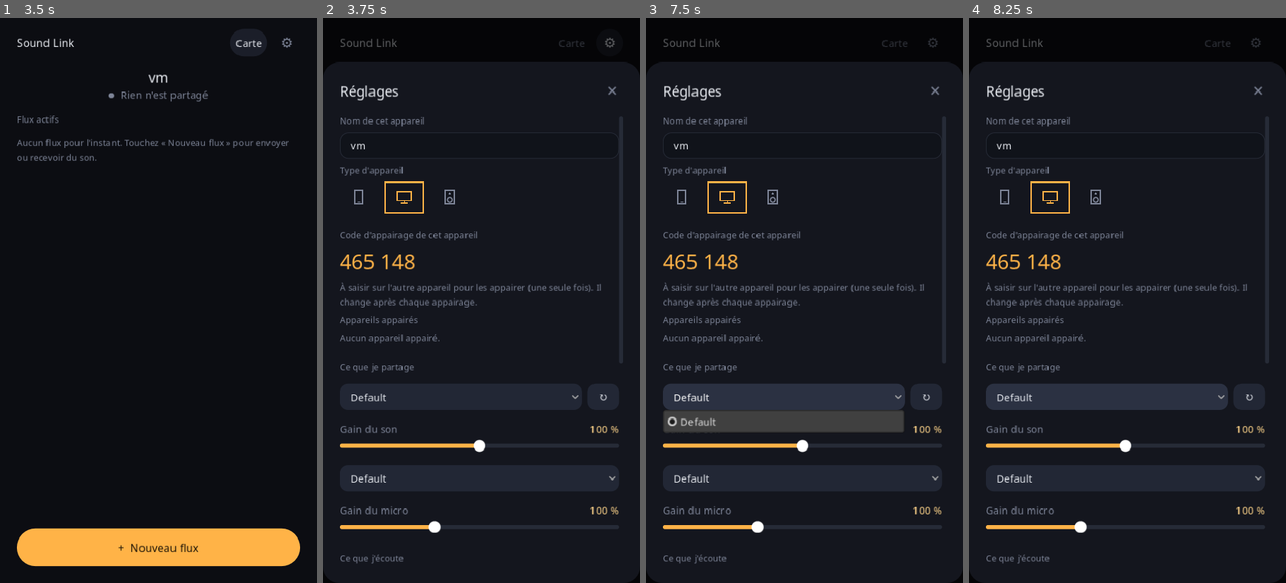
Above: before the commit, frames 1-4 (left to right).
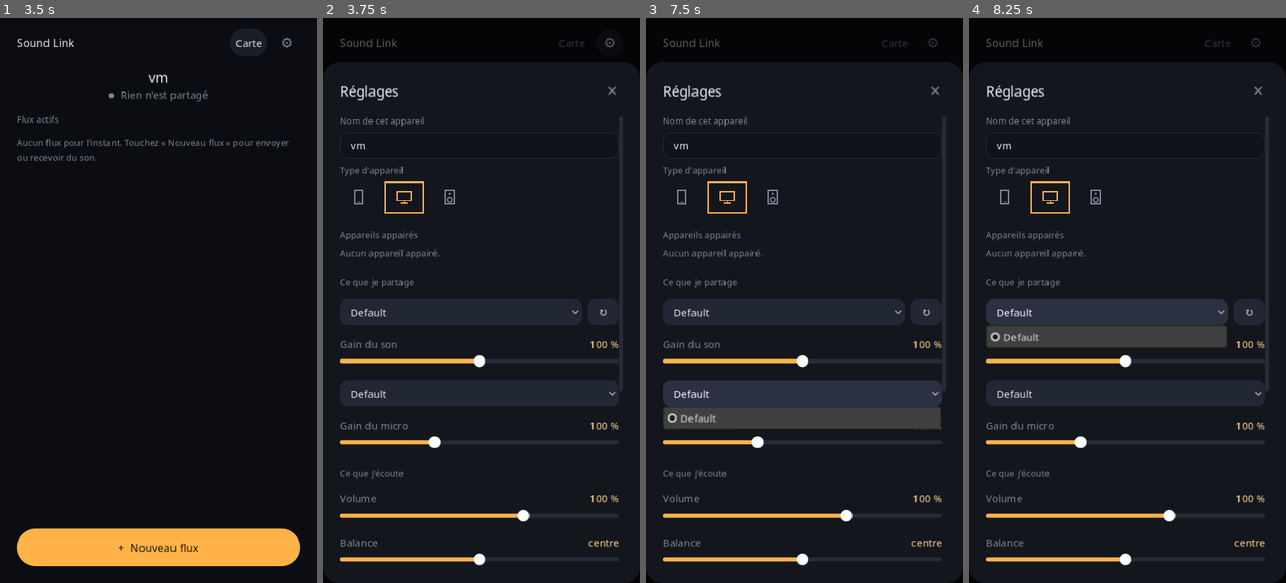
Above: after the commit, the same moments.

Repository: goodview-soft/sound-link
Game: Godot game, scene res://boot.tscn
Two runs of this game, one before a commit and one after it. Both use one fixed random seed, a clock stepped at 60 frames per second and the inputs below.
Inputs:
- Up to frame 1 (3.5 s): click "Carte" at 0.5 s; click "⚙" at 1.25 s; click "+ Nouveau flux" at 2 s; click "Carte" at 2.75 s
- Up to frame 2 (3.75 s): click "⚙" at 3.5 s
- Up to frame 3 (7.5 s): click "✕" at 4.25 s; click "+ Nouveau flux" at 5 s; click "Carte" at 5.75 s; click "⚙" at 6.5 s; click "Default" at 7.25 s
- Up to frame 4 (8.25 s): click "Default" at 8 s

Frame 1 is identical in both runs. In frame 2, 7.1% of the frame differs, in the area x 5-95%, y 37-97%; in frame 3, 8.6%; in frame 4, 13%.

Commit message:
Appairage sans code : chaque demande (appairage, envoi, écoute) s'affiche avec Accepter / Refuser
Co-Authored-By: Claude Sonnet 5.5 <noreply@anthropic.com>

Diff:
--- a/main.gd
+++ b/main.gd
@@ -90,8 +90,8 @@
 var my_type := "c"
 var out_pkts: Array = []
 var trust := {}  # id -> {key, name} : appareils appairés
-var pair_code := ""
-var pair_fail := 0
+var prompts: Array = []
+var cur_prompt := {}
 var pair_try := {}
 var ctl_seen := {}
 var ctl_nonce := 0
@@ -114,7 +114,6 @@
 var toast_t := 0.0
 var idle_t := 0.0
 var trust_box: VBoxContainer
-var code_lbl: Label
 var confirm: ConfirmationDialog
 var spec_t := 0.0
 var type_picks: Array = []
@@ -469,9 +468,6 @@
 	overlay_on = cfg.get_value("app", "overlay", true)
 	trust = cfg.get_value("trust", "map", {})
 	favs = cfg.get_value("app", "favs", [])
-	pair_code = cfg.get_value("app", "code", "")
-	if pair_code == "":
-		_new_code()
 	_build_ui()
 	if not OS.has_feature("mobile"):
 		get_window().min_size = Vector2i(400, 680)
@@ -509,7 +505,6 @@
 	cfg.set_value("app", "type", my_type)
 	cfg.set_value("trust", "map", trust)
 	cfg.set_value("app", "favs", favs)
-	cfg.set_value("app", "code", pair_code)
 	cfg.set_value("peers", "cfg", peer_cfg)
 	cfg.set_value("app", "ip", ip_edit.text)
 	cfg.set_value("app", "name", name_edit.text)
@@ -752,12 +747,6 @@
 	_refresh_type_picks()
 
 	var gp := _vbox(gs, 8)
-	_hint("Code d'appairage de cet appareil", gp)
-	code_lbl = _label("", gp)
-	code_lbl.add_theme_font_size_override("font_size", 30)
-	code_lbl.add_theme_color_override("font_color", C_ACCENT)
-	_refresh_code()
-	_hint("À saisir sur l'autre appareil pour les appairer (une seule fois). Il change après chaque appairage.", gp)
 	_hint("Appareils appairés", gp)
 	trust_box = _vbox(gp, 8)
 
@@ -1335,6 +1324,8 @@
 			_on_pairreq(msg.split("|"), ip, port)
 		elif msg.begins_with("PAIROK|"):
 			_on_pairok(msg.split("|"))
+		elif msg.begins_with("PAIRNO|"):
+			_on_pairno(msg.split("|"))
 		elif msg == "BYE":
 			subs.erase(key)
 
@@ -1740,10 +1731,6 @@
 
 # ---------------------------------------------------------------- Appairage et contrôle (v4)
 
-func _new_code() -> void:
-	pair_code = "%06d" % (randi() % 1000000)
-
-
 func _hmac(key: String, msg: String) -> String:
 	return Crypto.new().hmac_digest(HashingContext.HASH_SHA256, key.to_utf8_buffer(), msg.to_utf8_buffer()).hex_encode()
 
@@ -1777,91 +1764,122 @@
 	if not peers.has(id):
 		peers[id] = {"ip": ip, "port": port, "snd": false, "mic": false, "name": trust[id]["name"], "t": now, "type": "c"}
 	var nm: String = peers[id]["name"]
+	var what := _kind_txt(q[4])
 	match q[3]:
 		"OFFER":
-			if not listening.has(id):
-				listening[id] = true
-			want[id] = q[4]
-			sub_t = 0.0
-			_toast("%s vous envoie %s" % [nm, _kind_txt(q[4])])
+			if listening.has(id) and want.get(id, "") == q[4]:
+				return
+			_ask("%s veut vous envoyer son %s. Accepter ?" % [nm, what],
+				func() -> void:
+					listening[id] = true
+					want[id] = q[4]
+					sub_t = 0.0
+					flows_sig = "",
+				func() -> void: _send_ctl(id, "DENY", "out"))
 		"STOPOFFER":
 			if listening.has(id):
 				_toggle_listen(id)
 		"ASK":
-			if q[4] == "snd" and not OS.has_feature("mobile"):
-				_set_share("snd")
-			elif q[4] == "mic":
-				_ask_mic(nm)
-
-
-func _ask_mic(nm: String) -> void:
-	if cap_kind == "mic":
+			if q[4] == "snd" and OS.has_feature("mobile"):
+				_send_ctl(id, "DENY", "in")
+				return
+			_ask("%s veut écouter votre %s. Accepter ?" % [nm, what],
+				func() -> void: _set_share(q[4]),
+				func() -> void: _send_ctl(id, "DENY", "in"))
+		"DENY":
+			_toast("%s a refusé" % nm)
+			_stop_flow(q[4], id)
+
+
+## File d'attente de demandes à accepter / refuser, une boîte à la fois.
+func _ask(text: String, ok: Callable, no := Callable()) -> void:
+	prompts.append({"text": text, "ok": ok, "no": no})
+	_next_prompt()
+
+
+func _next_prompt() -> void:
+	if not cur_prompt.is_empty() or prompts.is_empty():
 		return
 	if confirm == null:
 		confirm = ConfirmationDialog.new()
-		confirm.ok_button_text = "Autoriser"
+		confirm.ok_button_text = "Accepter"
 		confirm.cancel_button_text = "Refuser"
-		confirm.confirmed.connect(func() -> void: _set_share("mic"))
+		confirm.confirmed.connect(func() -> void: _answer(true))
+		confirm.canceled.connect(func() -> void: _answer(false))
 		add_child(confirm)
-	confirm.dialog_text = "%s demande à écouter votre micro. Autoriser ?" % nm
-	confirm.popup_centered()
+	cur_prompt = prompts.pop_front()
+	confirm.dialog_text = cur_prompt["text"]
+	confirm.popup_centered(Vector2i(380, 140))
+
+
+func _answer(yes: bool) -> void:
+	var p: Dictionary = cur_prompt
+	cur_prompt = {}
+	var cb: Callable = p["ok"] if yes else p["no"]
+	if cb.is_valid():
+		cb.call()
+	_next_prompt()
 
 
 func _on_pairreq(q: PackedStringArray, ip: String, port: int) -> void:
-	# PAIRREQ|id|nom|nonce|hmac(code)
-	if q.size() != 5:
-		return
-	if _hmac(pair_code, "%s|%s|%s" % [q[1], q[3], q[2]]) != q[4]:
-		pair_fail += 1
-		if pair_fail >= 5:  # trop d'essais : nouveau code
-			_new_code()
-			pair_fail = 0
-			_refresh_code()
-		return
-	trust[q[1]] = {"key": _hmac(pair_code, "key|%s|%s|%s" % [my_id, q[1], q[3]]), "name": q[2]}
+	# PAIRREQ|id|nom|nonce : un appareil demande à s'appairer, je décide
+	if q.size() != 4:
+		return
+	var bid := q[1]
+	for p in prompts:
+		if p.get("pid", "") == bid:
+			return
+	if cur_prompt.get("pid", "") == bid:
+		return
 	var nm := _my_name().replace("|", " ")
-	_send_raw(ip, port, "PAIROK|%s|%s|%s|%s" % [my_id, nm, q[3], _hmac(pair_code, "ok|%s|%s|%s" % [my_id, q[3], nm])], 2)
-	_new_code()
-	pair_fail = 0
-	_save()
-	_refresh_code()
-	_toast("%s est maintenant appairé" % q[2])
-	_refresh_sheet()
+	prompts.append({"pid": bid, "text": "%s demande à s'appairer avec cet appareil. Accepter ?" % q[2],
+		"ok": func() -> void:
+			var key := Crypto.new().generate_random_bytes(16).hex_encode()
+			trust[bid] = {"key": key, "name": q[2]}
+			_send_raw(ip, port, "PAIROK|%s|%s|%s|%s" % [my_id, nm, q[3], key], 3)
+			_save()
+			_toast("%s est appairé" % q[2])
+			_refresh_sheet(),
+		"no": func() -> void: _send_raw(ip, port, "PAIRNO|%s|%s" % [my_id, q[3]], 3)})
+	_next_prompt()
 
 
 func _on_pairok(q: PackedStringArray) -> void:
-	# PAIROK|id|nom|nonce|hmac
+	# PAIROK|id|nom|nonce|clé
 	if q.size() != 5 or pair_try.is_empty() or q[3] != pair_try["nonce"]:
 		return
-	if _hmac(pair_try["code"], "ok|%s|%s|%s" % [q[1], q[3], q[2]]) != q[4]:
-		return
-	trust[q[1]] = {"key": _hmac(pair_try["code"], "key|%s|%s|%s" % [q[1], my_id, q[3]]), "name": q[2]}
+	trust[q[1]] = {"key": q[4], "name": q[2]}
 	pair_try = {}
 	_save()
-	_toast("Appairage réussi")
+	_toast("Appairage accepté")
 	if sheet_stage == "pair" and sheet_dev == q[1]:
 		sheet_stage = "kinds"
 	_refresh_sheet()
 
 
-func _do_pair(id: String, code: String) -> void:
+func _on_pairno(q: PackedStringArray) -> void:
+	if q.size() == 3 and not pair_try.is_empty() and q[2] == pair_try["nonce"]:
+		pair_try = {}
+		_toast("%s a refusé l'appairage" % _peer_name(q[1]))
+		sheet_stage = "devices"
+		_refresh_sheet()
+
+
+func _do_pair(id: String) -> void:
 	var p: Dictionary = peers.get(id, {})
-	if p.is_empty() or code.length() != 6:
-		_toast("Code à 6 chiffres requis")
+	if p.is_empty():
 		return
 	var nonce := str(randi())
-	pair_try = {"code": code, "nonce": nonce}
+	pair_try = {"nonce": nonce}
 	var nm := _my_name().replace("|", " ")
-	_send_raw(p["ip"], p["port"], "PAIRREQ|%s|%s|%s|%s" % [my_id, nm, nonce, _hmac(code, "%s|%s|%s" % [my_id, nonce, nm])], 2)
-	get_tree().create_timer(4.0).timeout.connect(func() -> void:
+	_send_raw(p["ip"], p["port"], "PAIRREQ|%s|%s|%s" % [my_id, nm, nonce], 3)
+	get_tree().create_timer(30.0).timeout.connect(func() -> void:
 		if not pair_try.is_empty() and pair_try["nonce"] == nonce:
 			pair_try = {}
-			_toast("Code incorrect ou appareil injoignable"))
-
-
-func _refresh_code() -> void:
-	if code_lbl:
-		code_lbl.text = "%s %s" % [pair_code.substr(0, 3), pair_code.substr(3)]
+			_toast("Pas de réponse à la demande d'appairage")
+			if sheet_stage == "pair":
+				sheet_stage = "devices"
+				_refresh_sheet())
 
 
 func _toast(t: String) -> void:
@@ -2157,25 +2175,17 @@
 			for id in peers:
 				var p: Dictionary = peers[id]
 				var paired := trust.has(id)
-				_device_row(p.get("type", "c"), p["name"], "appairé" if paired else "à appairer", C_OK if paired else C_MUTED,
+				_device_row(p.get("type", "c"), p["name"], "appairé" if paired else "demander", C_OK if paired else C_MUTED,
 					func() -> void:
 						sheet_dev = id
 						sheet_stage = "kinds" if trust.has(id) else "pair"
+						if sheet_stage == "pair":
+							_do_pair(id)
 						_refresh_sheet())
 		"pair":
-			var p: Dictionary = peers.get(sheet_dev, {})
 			_sheet_back()
-			_sheet_title("Appairer %s" % p.get("name", ""))
-			_hint("Entrez le code à 6 chiffres affiché dans Réglages sur cet appareil, ou saisissez le vôtre (%s) sur l'autre appareil." % code_lbl.text, sheet_body)
-			var le := LineEdit.new()
-			le.placeholder_text = "Code à 6 chiffres"
-			le.max_length = 6
-			le.virtual_keyboard_type = LineEdit.KEYBOARD_TYPE_NUMBER
-			sheet_body.add_child(le)
-			var go := _button("Appairer", sheet_body)
-			go.theme_type_variation = "Primary"
-			go.pressed.connect(func() -> void: _do_pair(sheet_dev, le.text.strip_edges()))
-			le.text_submitted.connect(func(t: String) -> void: _do_pair(sheet_dev, t.strip_edges()))
+			_sheet_title("Demande envoyée à %s" % _peer_name(sheet_dev))
+			_hint("En attente : acceptez la demande sur l'autre appareil (bouton Accepter).", sheet_body)
 		"kinds":
 			var nm := _peer_name(sheet_dev)
 			_sheet_back()
